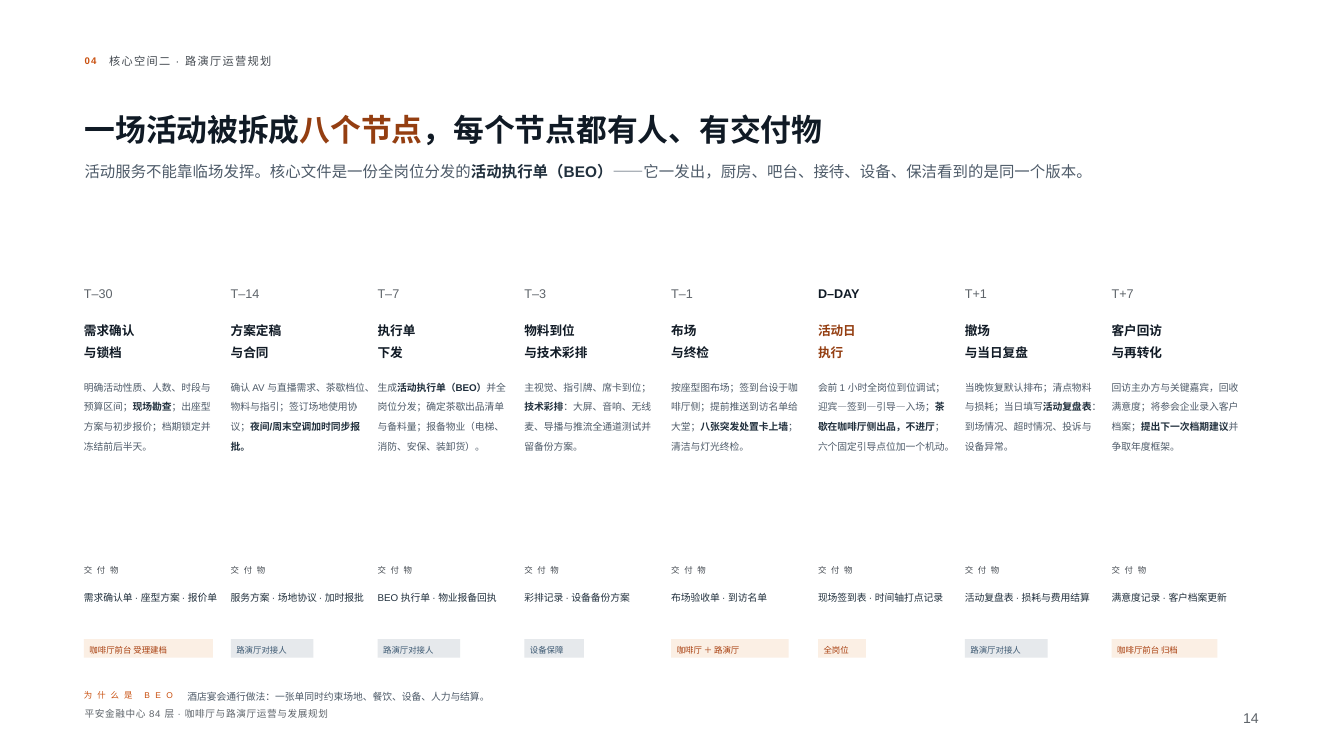
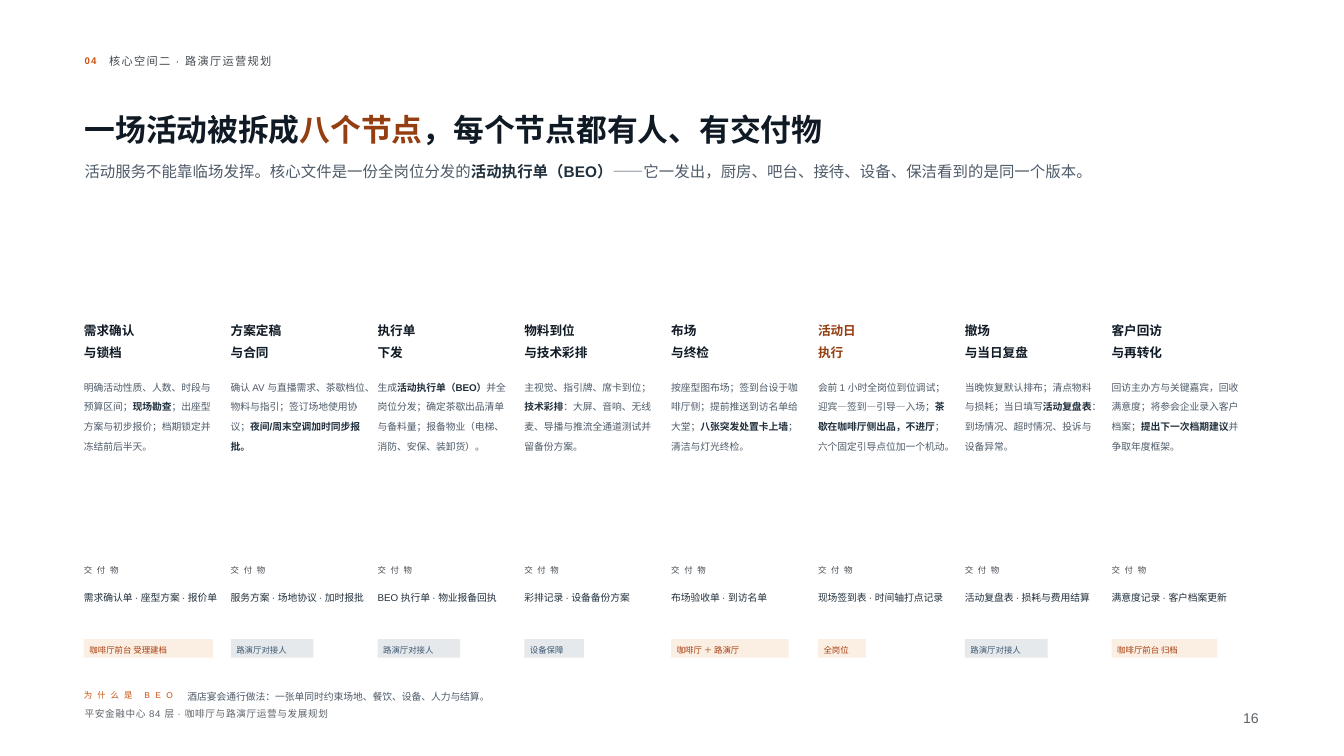
Before and after one commit to Kashing79/kashing, a slide deck: slide 16 of 84F汇报/平安金融中心84层·咖啡厅与路演厅运营与发展规划（正式汇报版）.pptx (slide 14 before the commit). Drawn at 1344x756 pixels with LibreOffice and Linux fonts; fonts in the diff are those of the drawing; background and template pictures are left out. Boxes give left, top, right and bottom in pixels: in the first picture for what was removed or moved away, otherwise in the second. Text is boxed around its words. In the diff, an @@ line names an element or a change of style, - is before the commit and + after.

```diff
--- a/84F汇报/平安金融中心84层·咖啡厅与路演厅运营与发展规划（正式汇报版）.pptx
+++ b/84F汇报/平安金融中心84层·咖啡厅与路演厅运营与发展规划（正式汇报版）.pptx
@@ text removed at <box>84,289,113,298</box> @@
-T–30
@@ text removed at <box>231,289,260,298</box> @@
-T–14
@@ text removed at <box>378,289,400,298</box> @@
-T–7
@@ text removed at <box>524,289,546,298</box> @@
-T–3
@@ text removed at <box>671,289,693,298</box> @@
-T–1
@@ text removed at <box>818,289,860,298</box> @@
-D–DAY
@@ text removed at <box>965,289,987,298</box> @@
-T+1
@@ text removed at <box>1112,289,1134,298</box> @@
-T+7
@@ text at <box>1243,713,1259,723</box>: text changed @@
-14
+16
```
Also in this commit, not shown: 37 other slides changed, 5 slides added, 57 other files.
